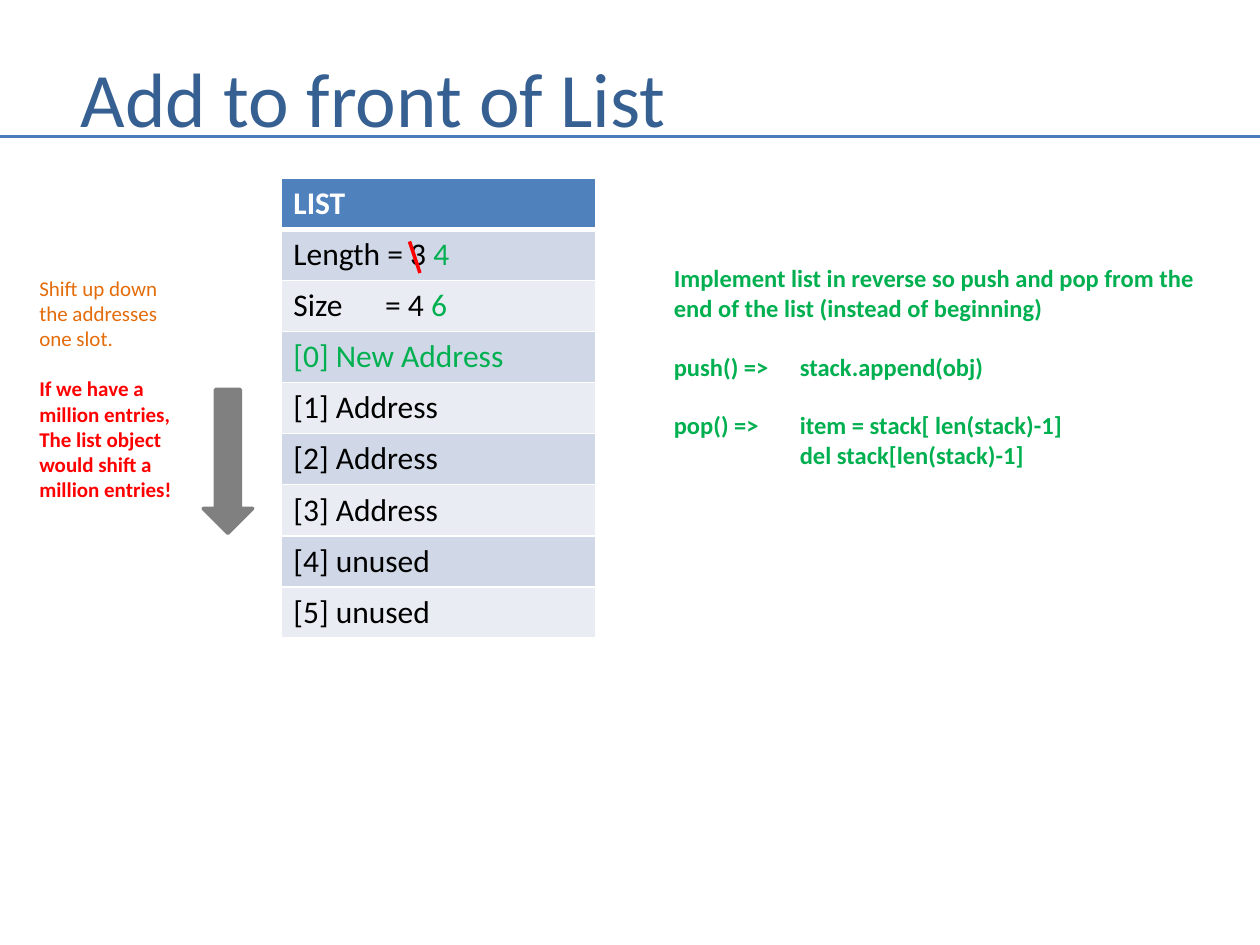
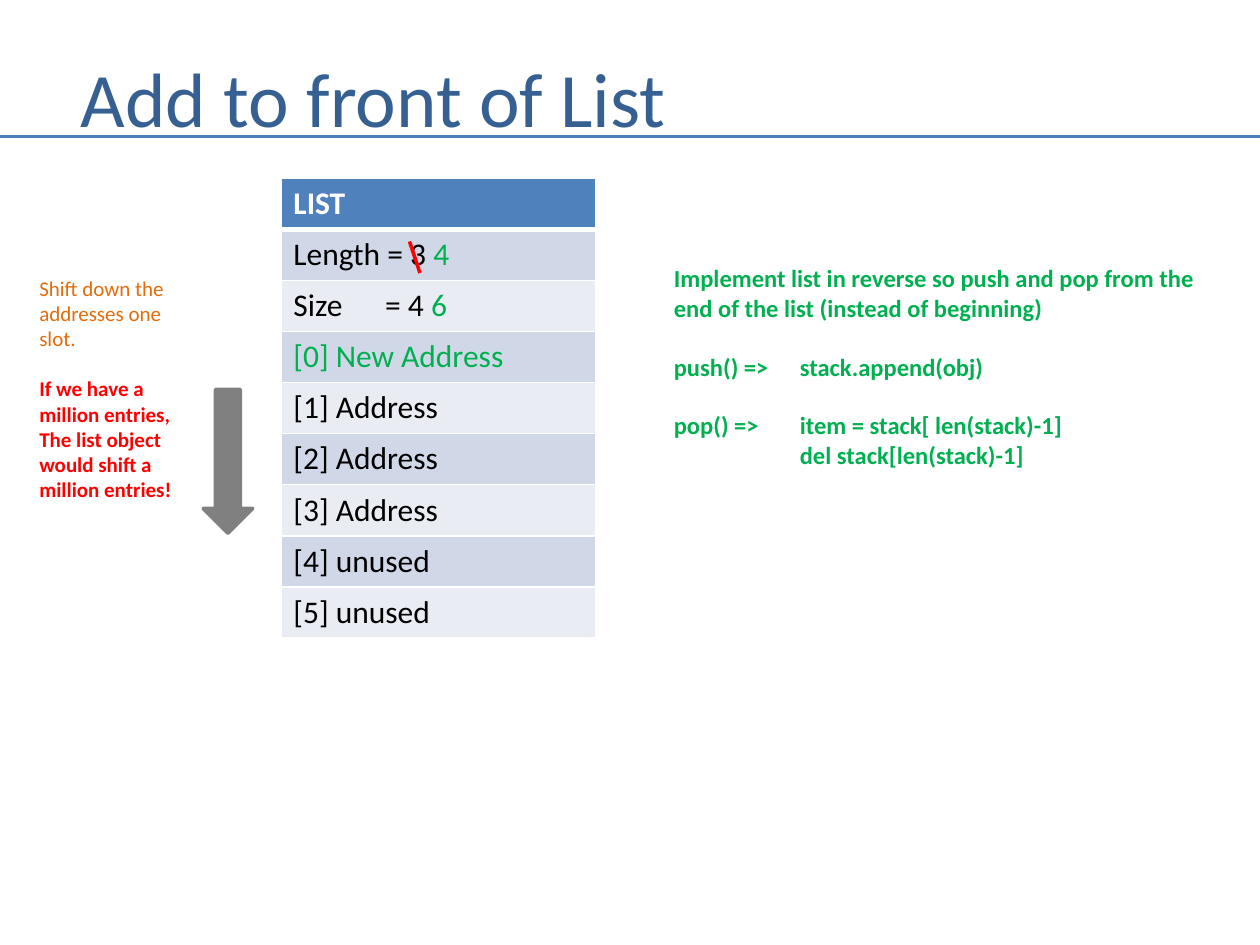
Before and after one commit to andrewferlitsch/Training, a slide deck: slide 24 of CSTraining/Fundamentals/Whiteboarding.pptx. Drawn at 1260x945 pixels with LibreOffice and Linux fonts; fonts in the diff are those of the drawing. Boxes give left, top, right and bottom in pixels: in the first picture for what was removed or moved away, otherwise in the second. Text is boxed around its words. In the diff, an @@ line names an element or a change of style, - is before the commit and + after.

Commit message:
typo updates

```diff
--- a/CSTraining/Fundamentals/Whiteboarding.pptx
+++ b/CSTraining/Fundamentals/Whiteboarding.pptx
@@ text at [39, 281, 163, 346]: text changed @@
-Shift up down the addresses one slot.
+Shift down the addresses one slot.
```
Also in this commit, not shown: 6 other slides changed.
